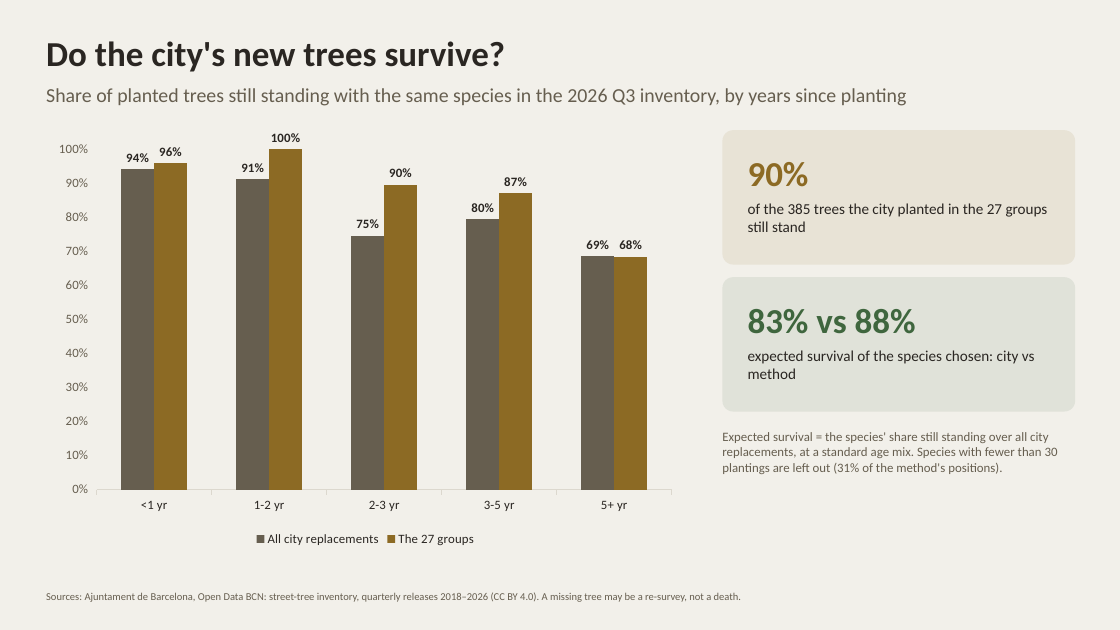
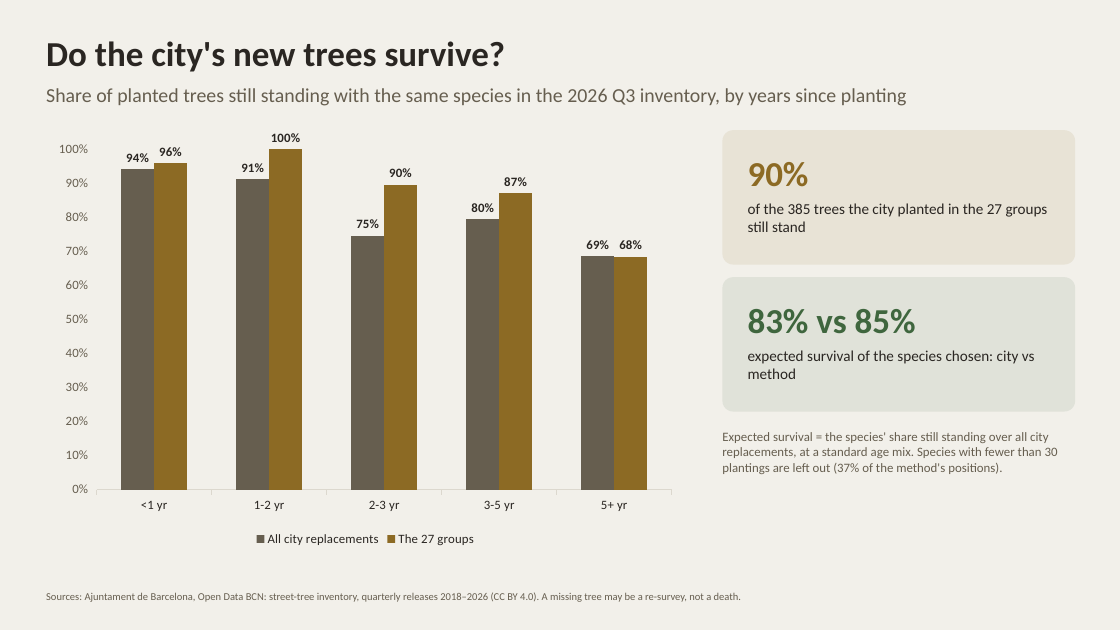
Before and after one commit to giofox96/shade-and-sponge, a slide deck: slide 11 of slides/backtest_works.pptx (slide 10 before the commit). Drawn at 1120x630 pixels with LibreOffice and Linux fonts; fonts in the diff are those of the drawing. Boxes give left, top, right and bottom in pixels: in the first picture for what was removed or moved away, otherwise in the second. Text is boxed around its words. In the diff, an @@ line names an element or a change of style, - is before the commit and + after.

```diff
--- a/slides/backtest_works.pptx
+++ b/slides/backtest_works.pptx
@@ text at (748,309,916,334): text changed @@
-83% vs 88%
+83% vs 85%
@@ text at (722,432,1058,474): text changed @@
-Expected survival = the species' share still standing over all city replacements, at a standard age mix. Species with fewer than 30 plantings are left out (31% of the method's positions).
+Expected survival = the species' share still standing over all city replacements, at a standard age mix. Species with fewer than 30 plantings are left out (37% of the method's positions).
```
Also in this commit, not shown: 7 other slides changed, 1 slide added, 3 other files.
